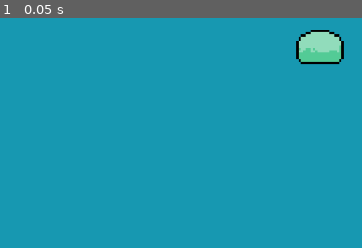
Above: before the commit, frame 1.
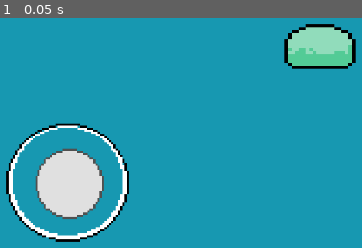
Above: after the commit, the same moment.

Repository: GabrielIkezaki/MochiTale
Game: Godot game, scene res://Scenes/Levels/Test World.tscn
The game is run twice, just before and just after one commit, with the same random seed, the same clock (stepped at 60 frames per second) and the same inputs. The project has no main scene, so this scene is started directly.
Inputs:
- Up to frame 1 (0.05 s): no input

The runs differ from the first frame. In frame 1, 9.4% of the frame differs, in the area x 1-99%, y 2-98%.

Commit message:
Functioning joystick signals

Diff:
--- a/Scenes/Instances/InnerJoystick.gd
+++ b/Scenes/Instances/InnerJoystick.gd
@@ -5,15 +5,41 @@
 var bound = 32
 var initialPos = Vector2(0,0)
 
+signal walkRight
+signal walkLeft
+
+var parentPos = Vector2(0,0)
+
 var keepDrag = -1
 
+func _ready():
+	#initialPos = get_parent().global_position()
+
+	#In this line, we'll be specifying what the player is, by giving the directory to the Player game object
+	var player = get_node("/root/Test World/Player")
+
+	#connect will connect this object to another with a signal. This means, that, the signal "walkRight" (defined above), when emitted to the player, will trigger the player "_on_walk_Right" function
+	self.connect("walkRight", player, "_on_walk_Right")
+
+	self.connect("walkLeft", player, "_on_walk_Left")
+
+
 func _process(delta):
+
+
 	if keepDrag == -1:
 		var pos_difference = (Vector2(0,0) - radius) - position
 		position += pos_difference
 
-func _read():
-	initialPos = get_parent().position
+	if get_button_pos().x > initialPos.x:
+		emit_signal("walkRight")
+		#print("right")
+	elif get_button_pos().x < initialPos.x:
+		#print("left")
+		emit_signal("walkLeft")
+
+
+
 
 #Returns Joystick position + the radius, which will be used to cetnralize
 func get_button_pos():
--- a/Scenes/Instances/Interface.tscn
+++ b/Scenes/Instances/Interface.tscn
@@ -20,13 +20,12 @@
 [node name="HBoxContainer" type="HBoxContainer" parent="CanvasLayer/VBoxContainer"]
 margin_right = 1040.0
 
-[node name="OuterJoystick" type="TextureRect" parent="CanvasLayer/VBoxContainer/HBoxContainer"]
-
-[node name="OuterJoystickSprite" type="Sprite" parent="CanvasLayer/VBoxContainer/HBoxContainer/OuterJoystick"]
-position = Vector2( 37.8024, 37.1212 )
+[node name="OuterJoystickSprite" type="Sprite" parent="CanvasLayer/VBoxContainer"]
+position = Vector2( 116.184, 495.352 )
+scale = Vector2( 3.57, 3.31 )
 texture = ExtResource( 1 )
 
-[node name="InnerJoystick" type="TouchScreenButton" parent="CanvasLayer/VBoxContainer/HBoxContainer/OuterJoystick/OuterJoystickSprite"]
+[node name="InnerJoystick" type="TouchScreenButton" parent="CanvasLayer/VBoxContainer/OuterJoystickSprite"]
 position = Vector2( -34.3495, -38.5738 )
 scale = Vector2( 0.93, 1.03 )
 normal = ExtResource( 2 )
--- /dev/null
+++ b/Scenes/Levels/Player.gd
@@ -0,0 +1,26 @@
+extends KinematicBody2D
+
+# Declare member variables here. Examples:
+# var a = 2
+# var b = "text"
+
+
+
+# Called when the node enters the scene tree for the first time.
+func _ready():
+	var Joystick = get_node("/root/Test World/Interface/CanvasLayer/VBoxContainer/OuterJoystickSprite/InnerJoystick")
+	#Joystick.connect("walkRight", self, "_on_walk_Right")
+	pass # Replace with function body.
+
+
+
+func _on_walk_Right():
+	print("frente")
+
+func _on_walk_Left():
+	print("tras")
+
+
+# Called every frame. 'delta' is the elapsed time since the previous frame.
+#func _process(delta):
+#	pass
--- a/Scenes/Levels/Test World.tscn
+++ b/Scenes/Levels/Test World.tscn
@@ -1,45 +1,47 @@
-[gd_scene load_steps=14 format=2]
+[gd_scene load_steps=16 format=2]
 
-[ext_resource path="res://Sprites/Mochi/MochiSprites10.png" type="Texture" id=1]
-[ext_resource path="res://Sprites/Mochi/MochiSprites09.png" type="Texture" id=2]
-[ext_resource path="res://Sprites/Mochi/MochiSprites02.png" type="Texture" id=3]
-[ext_resource path="res://Sprites/Mochi/MochiSprites03.png" type="Texture" id=4]
-[ext_resource path="res://Sprites/Mochi/MochiSprites04.png" type="Texture" id=5]
-[ext_resource path="res://Sprites/Mochi/MochiSprites05.png" type="Texture" id=6]
-[ext_resource path="res://Sprites/Mochi/MochiSprites06.png" type="Texture" id=7]
-[ext_resource path="res://Sprites/Mochi/MochiSprites07.png" type="Texture" id=8]
-[ext_resource path="res://Sprites/Mochi/MochiSprites08.png" type="Texture" id=9]
-[ext_resource path="res://Sprites/Mochi/MochiSprites00.png" type="Texture" id=10]
-[ext_resource path="res://Sprites/Mochi/MochiSprites01.png" type="Texture" id=11]
+[ext_resource path="res://Scenes/Levels/Player.gd" type="Script" id=1]
+[ext_resource path="res://Sprites/Mochi/MochiSprites10.png" type="Texture" id=2]
+[ext_resource path="res://Sprites/Mochi/MochiSprites08.png" type="Texture" id=3]
+[ext_resource path="res://Sprites/Mochi/MochiSprites00.png" type="Texture" id=4]
+[ext_resource path="res://Sprites/Mochi/MochiSprites02.png" type="Texture" id=5]
+[ext_resource path="res://Sprites/Mochi/MochiSprites03.png" type="Texture" id=6]
+[ext_resource path="res://Sprites/Mochi/MochiSprites04.png" type="Texture" id=7]
+[ext_resource path="res://Sprites/Mochi/MochiSprites05.png" type="Texture" id=8]
+[ext_resource path="res://Sprites/Mochi/MochiSprites06.png" type="Texture" id=9]
+[ext_resource path="res://Sprites/Mochi/MochiSprites07.png" type="Texture" id=10]
+[ext_resource path="res://Sprites/Mochi/MochiSprites09.png" type="Texture" id=11]
+[ext_resource path="res://Sprites/Mochi/MochiSprites01.png" type="Texture" id=12]
+[ext_resource path="res://Scenes/Instances/Interface.tscn" type="PackedScene" id=13]
 
 [sub_resource type="SpriteFrames" id=1]
 animations = [ {
-"frames": [ ExtResource( 1 ) ],
+"frames": [ ExtResource( 2 ) ],
 "loop": true,
 "name": "Fall",
 "speed": 5.0
 }, {
-"frames": [ ExtResource( 2 ) ],
+"frames": [ ExtResource( 3 ) ],
+"loop": true,
+"name": "Duck",
+"speed": 5.0
+}, {
+"frames": [ ExtResource( 4 ) ],
+"loop": true,
+"name": "Idle",
+"speed": 5.0
+}, {
+"frames": [ ExtResource( 5 ), ExtResource( 6 ), ExtResource( 7 ), ExtResource( 8 ), ExtResource( 9 ), ExtResource( 10 ), ExtResource( 3 ) ],
+"loop": true,
+"name": "Bite",
+"speed": 5.0
+}, {
+"frames": [ ExtResource( 11 ) ],
 "loop": true,
 "name": "Jump",
 "speed": 5.0
 }, {
-"frames": [ ExtResource( 3 ), ExtResource( 4 ), ExtResource( 5 ), ExtResource( 6 ), ExtResource( 7 ), ExtResource( 8 ), ExtResource( 9 ) ],
-"loop": true,
-"name": "Bite",
-"speed": 5.0
-}, {
-"frames": [ ExtResource( 10 ) ],
-"loop": true,
-"name": "Idle",
-"speed": 5.0
-}, {
-"frames": [ ExtResource( 9 ) ],
-"loop": true,
-"name": "Duck",
-"speed": 5.0
-}, {
-"frames": [ ExtResource( 11 ), ExtResource( 3 ) ],
+"frames": [ ExtResource( 12 ), ExtResource( 5 ) ],
 "loop": true,
 "name": "Move",
 "speed": 5.0
@@ -53,7 +55,8 @@
 [node name="Player" type="KinematicBody2D" parent="."]
 editor/display_folded = true
 position = Vector2( 1.29236, -2.58472 )
-scale = Vector2( 3.82851, 3.66409 )
+scale = Vector2( 5.669, 4.784 )
+script = ExtResource( 1 )
 
 [node name="PlayerSprite" type="AnimatedSprite" parent="Player"]
 frames = SubResource( 1 )
@@ -64,3 +67,5 @@
 
 [node name="CollisionShape2D" type="CollisionShape2D" parent="Player"]
 shape = SubResource( 2 )
+
+[node name="Interface" parent="." instance=ExtResource( 13 )]
